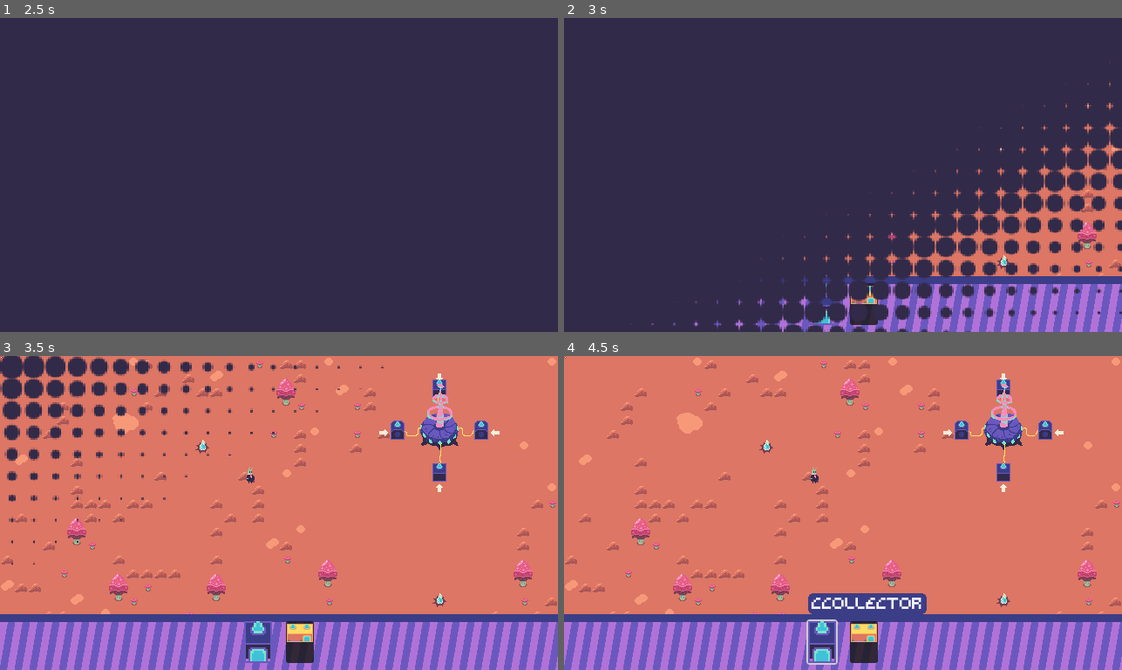
Above: before the commit, frames 1-4 (two rows, left to right).
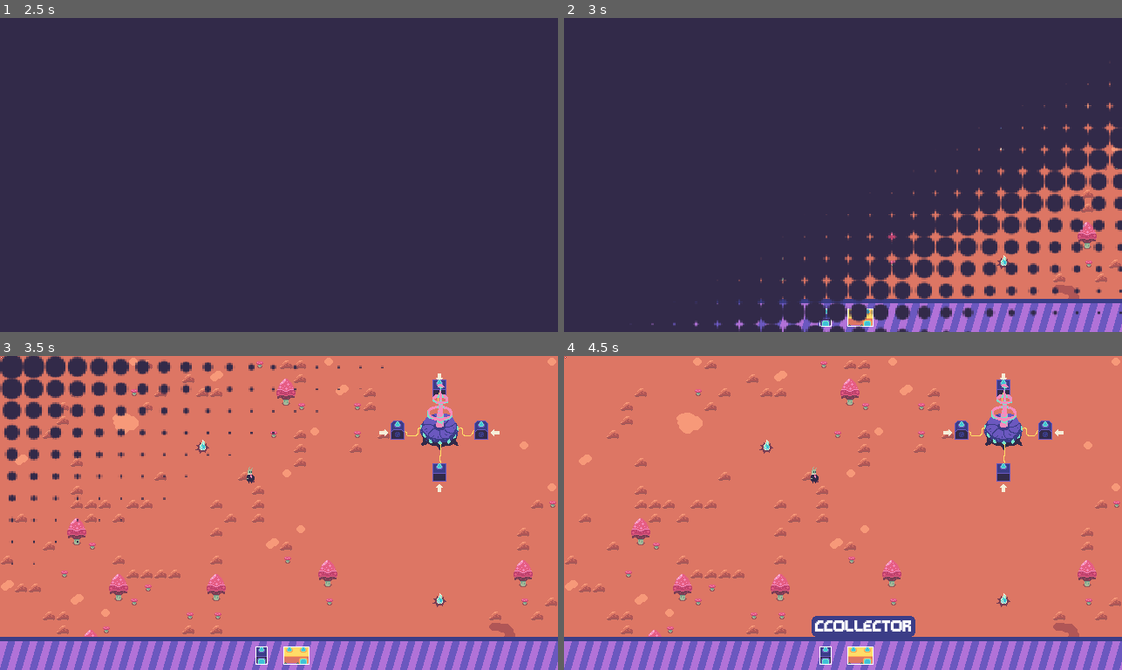
Above: after the commit, the same moments.

Repository: themoonforge/nebula-fm
Game: Godot game, scene res://scenes/ui/main_menu.tscn
The game is run twice, just before and just after one commit, with the same random seed, the same clock (stepped at 60 frames per second) and the same inputs. The engine's default icon, where the game draws it, is replaced by a stand-in: a white triangle on a blue panel in a dark square.
Inputs (mouse positions are in pixels of both pictures, inside the frame that each line leads up to):
- Up to frame 1 (2.5 s): click "Start game" at 0.5 s; move the mouse to (401, 159) at 1.27 s; hold E (rotate_right) 1.28-2.03 s; hold Shift (build_continue) 1.28-2.03 s; click (401, 159) at 1.42 s; tap Enter at 2 s; move the mouse to (167, 190) at 2.02 s; hold Q (rotate_left) from 2.03 s (still down); tap D (delete) at 2.1 s
- Up to frame 2 (3 s): tap Shift (build_continue) at 2.75 s; move the mouse to (898, 105) at 2.77 s; release Q (rotate_left) at 2.78 s; hold E (rotate_right) from 2.78 s (still down); tap R (generate) at 2.85 s
- Up to frame 3 (3.5 s): keep holding E (rotate_right)
- Up to frame 4 (4.5 s): move the mouse to (815, 575) at 3.52 s; tap Shift (build_continue) at 3.6 s; click (815, 575) at 3.67 s; release E (rotate_right) at 4.25 s; click "cCollector" at 4.25 s

Frame 1 is identical in both runs. In frame 2, 4.7% of the frame differs, in the area x 23-100%, y 82-100%; in frame 3, 11%; in frame 4, 12%, in the area x 0-100%, y 75-100%.

Commit message:
add outline shader and some hotbar changes

Diff:
--- a/scenes/ui/hotbar.tscn
+++ b/scenes/ui/hotbar.tscn
@@ -32,15 +32,12 @@
 
 [node name="MarginContainer" type="MarginContainer" parent="MarginContainer/BottomContainer/Panel"]
 layout_mode = 2
-theme_override_constants/margin_left = 8
-theme_override_constants/margin_top = 8
-theme_override_constants/margin_right = 8
-theme_override_constants/margin_bottom = 8
+theme_override_constants/margin_bottom = 6
 
 [node name="TransformerContainer" type="HBoxContainer" parent="MarginContainer/BottomContainer/Panel/MarginContainer"]
 layout_mode = 2
 size_flags_horizontal = 6
-theme_override_constants/separation = 16
+theme_override_constants/separation = 8
 
 [node name="TransformerItem" parent="MarginContainer/BottomContainer/Panel/MarginContainer/TransformerContainer" instance=ExtResource("2_6hkf2")]
 layout_mode = 2
--- a/scenes/ui/transformer_item.tscn
+++ b/scenes/ui/transformer_item.tscn
@@ -1,8 +1,22 @@
-[gd_scene load_steps=5 format=3 uid="uid://donhenh45sal8"]
+[gd_scene load_steps=15 format=3 uid="uid://donhenh45sal8"]
 
-[ext_resource type="Texture2D" uid="uid://cy20l4ejmkcmg" path="res://icon.svg" id="1_lecjc"]
 [ext_resource type="Script" uid="uid://c7yqn5ulqbve2" path="res://scripts/ui/transformer_item.gd" id="1_t18cr"]
 [ext_resource type="Resource" uid="uid://y353udod5p7m" path="res://scenes/transformer/c_transformer/c_transformer.tres" id="2_tcgv8"]
+[ext_resource type="FontFile" uid="uid://c6h3we4j2dvbf" path="res://fonts/GravityBold8.ttf" id="3_f25kx"]
+[ext_resource type="Texture2D" uid="uid://bmt62u4mtyt2x" path="res://sprites/tileset2.png" id="4_f25kx"]
+[ext_resource type="Shader" uid="uid://cfsswlov5edmb" path="res://shaders/outline_shader.gdshader" id="4_thb85"]
+
+[sub_resource type="StyleBoxEmpty" id="StyleBoxEmpty_f25kx"]
+
+[sub_resource type="StyleBoxEmpty" id="StyleBoxEmpty_thb85"]
+
+[sub_resource type="StyleBoxEmpty" id="StyleBoxEmpty_mafmx"]
+
+[sub_resource type="StyleBoxEmpty" id="StyleBoxEmpty_xgcwx"]
+
+[sub_resource type="StyleBoxEmpty" id="StyleBoxEmpty_l8m1a"]
+
+[sub_resource type="StyleBoxEmpty" id="StyleBoxEmpty_tbg13"]
 
 [sub_resource type="StyleBoxFlat" id="StyleBoxFlat_x3q6d"]
 content_margin_left = 4.0
@@ -16,7 +30,20 @@
 corner_radius_bottom_left = 6
 anti_aliasing = false
 
+[sub_resource type="ShaderMaterial" id="ShaderMaterial_mafmx"]
+shader = ExtResource("4_thb85")
+shader_parameter/color = Color(1, 1, 1, 1)
+shader_parameter/width = 1.0
+shader_parameter/pattern = 1
+shader_parameter/inside = true
+shader_parameter/add_margins = false
+
+[sub_resource type="AtlasTexture" id="AtlasTexture_thb85"]
+atlas = ExtResource("4_f25kx")
+region = Rect2(192, 8, 16, 24)
+
 [node name="TransformerItem" type="PanelContainer"]
+theme_override_styles/panel = SubResource("StyleBoxEmpty_f25kx")
 script = ExtResource("1_t18cr")
 transformer_resource = ExtResource("2_tcgv8")
 
@@ -24,14 +51,19 @@
 unique_name_in_owner = true
 custom_minimum_size = Vector2(32, 32)
 layout_mode = 2
+theme_override_styles/normal = SubResource("StyleBoxEmpty_thb85")
+theme_override_styles/pressed = SubResource("StyleBoxEmpty_mafmx")
+theme_override_styles/hover = SubResource("StyleBoxEmpty_xgcwx")
+theme_override_styles/disabled = SubResource("StyleBoxEmpty_l8m1a")
+theme_override_styles/focus = SubResource("StyleBoxEmpty_tbg13")
 
 [node name="HoverName" type="Label" parent="PlacementButton"]
 unique_name_in_owner = true
 z_index = 1
 layout_mode = 0
-offset_top = -32.0
+offset_top = -24.0
 offset_right = 72.0
-offset_bottom = -8.0
+theme_override_fonts/font = ExtResource("3_f25kx")
 theme_override_font_sizes/font_size = 12
 theme_override_styles/normal = SubResource("StyleBoxFlat_x3q6d")
 text = "INFO"
@@ -40,12 +72,14 @@
 
 [node name="VBoxContainer" type="VBoxContainer" parent="."]
 layout_mode = 2
+size_flags_vertical = 8
 mouse_filter = 2
 
 [node name="Icon" type="TextureRect" parent="VBoxContainer"]
 unique_name_in_owner = true
+material = SubResource("ShaderMaterial_mafmx")
 custom_minimum_size = Vector2(16, 16)
 layout_mode = 2
 mouse_filter = 2
-texture = ExtResource("1_lecjc")
-expand_mode = 5
+texture = SubResource("AtlasTexture_thb85")
+stretch_mode = 5
--- a/scripts/map_manager/map_manager.gd
+++ b/scripts/map_manager/map_manager.gd
@@ -46,8 +46,10 @@
 
 func _ready() -> void:
 	building_cursor.hide()
-	print("called")
-	add_child(building_cursor)
+
+	# no idea why we need this, but otherwise it complains about the cursor being added twice...?
+	if !has_node(building_cursor.get_path()):
+		add_child(building_cursor)
 
 	building_cursor.building.building_resource = selected_building_resource
 
--- /dev/null
+++ b/shaders/outline_shader.gdshader
@@ -0,0 +1,62 @@
+shader_type canvas_item;
+
+uniform vec4 color : source_color = vec4(1.0);
+uniform float width : hint_range(0, 10) = 1.0;
+uniform int pattern : hint_range(0, 2) = 0; // diamond, circle, square
+uniform bool inside = false;
+uniform bool add_margins = true; // only useful when inside is false
+
+void vertex() {
+	if (add_margins) {
+		VERTEX += (UV * 2.0 - 1.0) * width;
+	}
+}
+
+bool hasContraryNeighbour(vec2 uv, vec2 texture_pixel_size, sampler2D texture) {
+	for (float i = -ceil(width); i <= ceil(width); i++) {
+		float x = abs(i) > width ? width * sign(i) : i;
+		float offset;
+
+		if (pattern == 0) {
+			offset = width - abs(x);
+		} else if (pattern == 1) {
+			offset = floor(sqrt(pow(width + 0.5, 2) - x * x));
+		} else if (pattern == 2) {
+			offset = width;
+		}
+
+		for (float j = -ceil(offset); j <= ceil(offset); j++) {
+			float y = abs(j) > offset ? offset * sign(j) : j;
+			vec2 xy = uv + texture_pixel_size * vec2(x, y);
+
+			if ((xy != clamp(xy, vec2(0.0), vec2(1.0)) || texture(texture, xy).a <= 0.0) == inside) {
+				return true;
+			}
+		}
+	}
+
+	return false;
+}
+
+void fragment() {
+	vec2 uv = UV;
+
+	if (add_margins) {
+		vec2 texture_pixel_size = vec2(1.0) / (vec2(1.0) / TEXTURE_PIXEL_SIZE + vec2(width * 2.0));
+
+		uv = (uv - texture_pixel_size * width) * TEXTURE_PIXEL_SIZE / texture_pixel_size;
+
+		if (uv != clamp(uv, vec2(0.0), vec2(1.0))) {
+			COLOR.a = 0.0;
+		} else {
+			COLOR = texture(TEXTURE, uv);
+		}
+	} else {
+		COLOR = texture(TEXTURE, uv);
+	}
+
+	if ((COLOR.a > 0.0) == inside && hasContraryNeighbour(uv, TEXTURE_PIXEL_SIZE, TEXTURE)) {
+		COLOR.rgb = inside ? mix(COLOR.rgb, color.rgb, color.a) : color.rgb;
+		COLOR.a += (1.0 - COLOR.a) * color.a;
+	}
+}
Not shown, added: shaders/outline_shader.gdshader.uid
